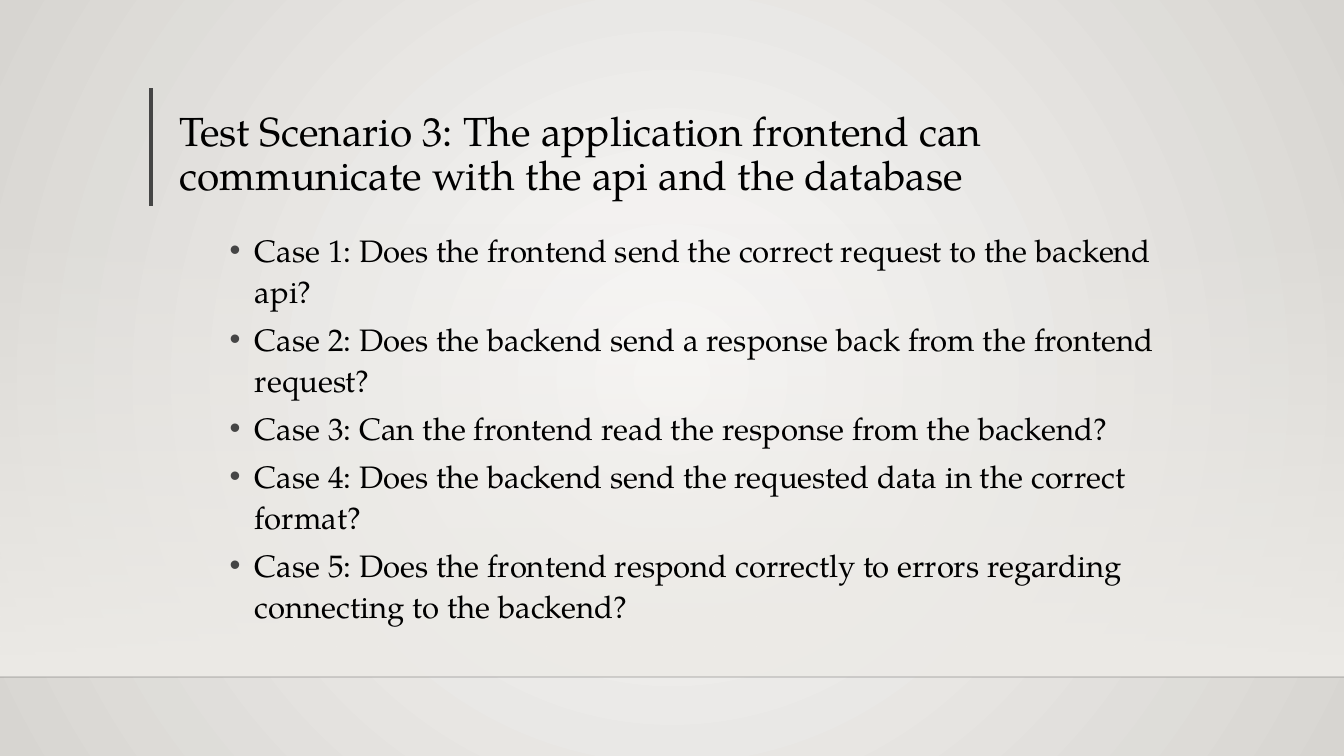
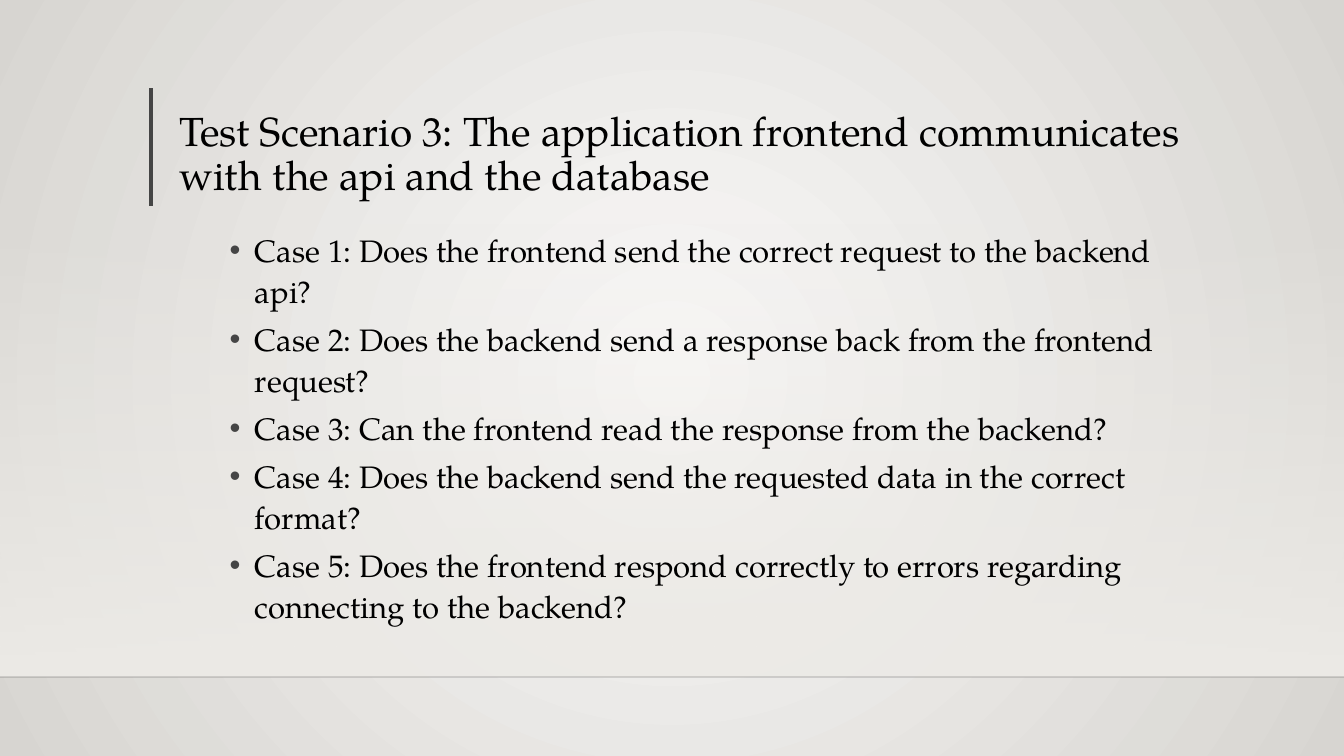
Before and after one commit to StewartSteven/Attend-In, a slide deck: slide 8 of FINAL_ATTEND-IN_Sprint_3 (2).pptx. Drawn at 1344x756 pixels with LibreOffice and Linux fonts; fonts in the diff are those of the drawing; background and template pictures are left out. Boxes give left, top, right and bottom in pixels: in the first picture for what was removed or moved away, otherwise in the second. Text is boxed around its words. In the diff, an @@ line names an element or a change of style, - is before the commit and + after.

```diff
--- a/FINAL_ATTEND-IN_Sprint_3 (2).pptx
+++ b/FINAL_ATTEND-IN_Sprint_3 (2).pptx
@@ title at (179,116,1180,202): text changed @@
-Test Scenario 3: The application frontend can communicate with the api and the database
+Test Scenario 3: The application frontend communicates with the api and the database
```
Also in this commit, not shown: 2 other slides changed.
